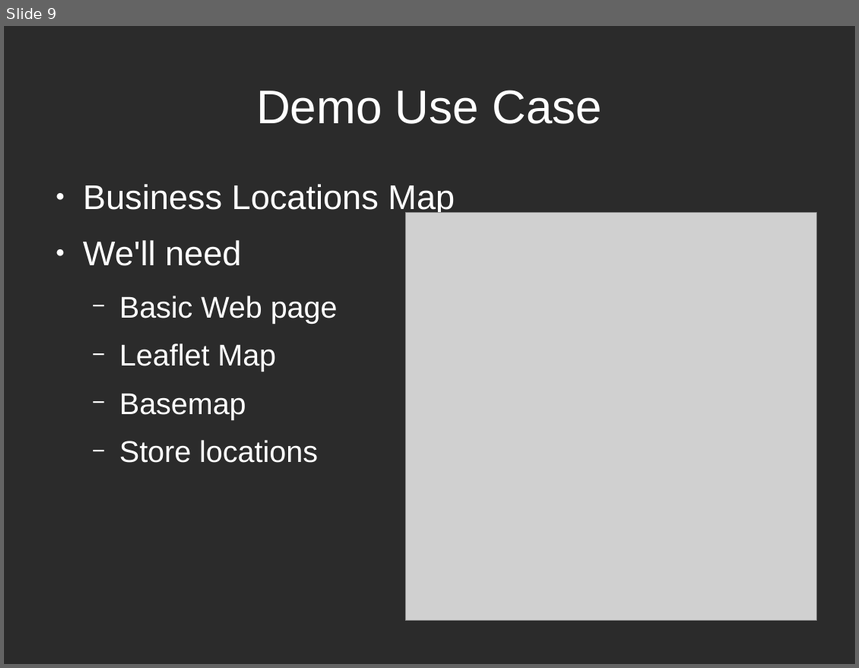
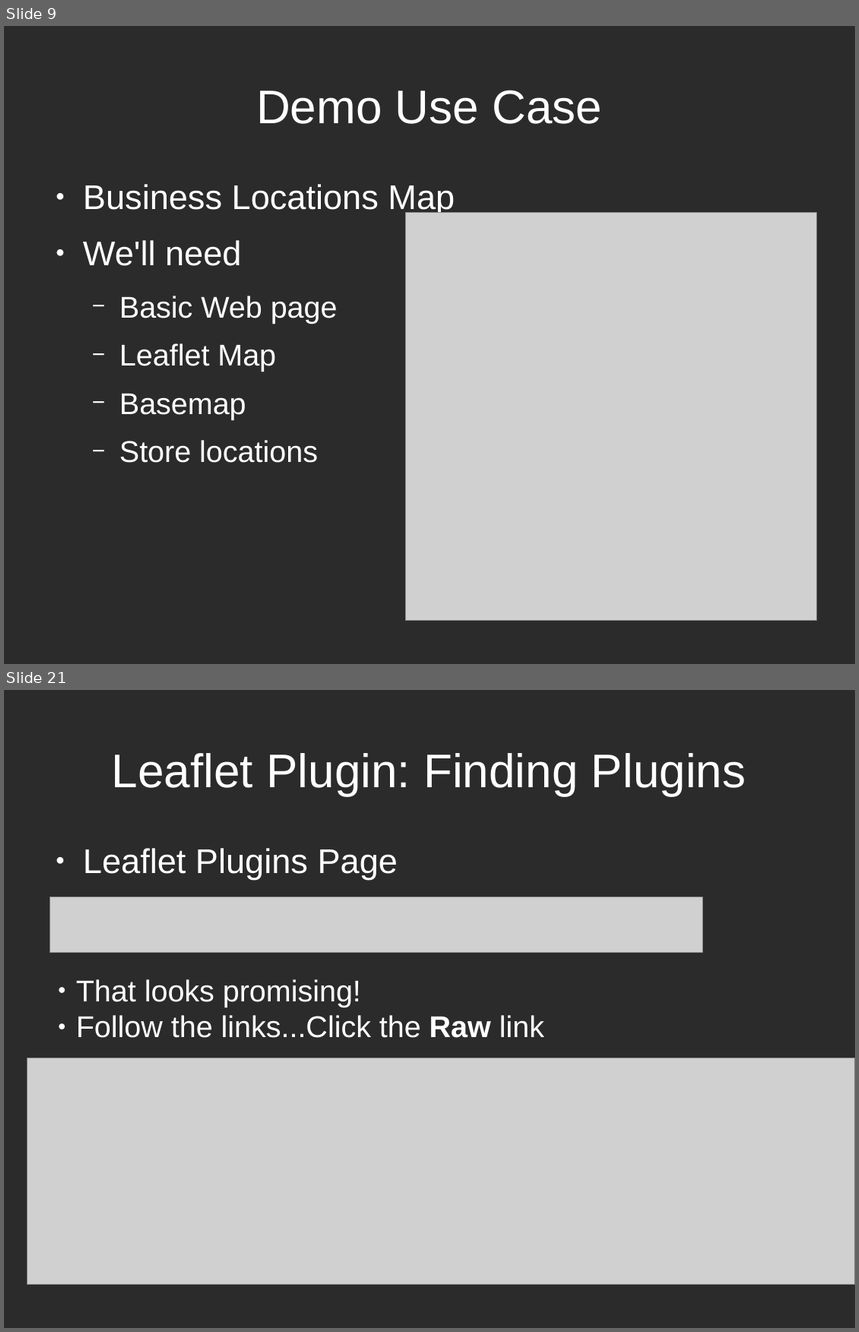
Before and after one commit to stuporglue/leaflet-crash-course, a slide deck: Presentation.odp. Shown one above the other, each under a label of ours: slide 9 before the commit, slides 9 and 21 after it; the slides between them are not shown. The pictures are 859x668 and 859x1332 pixels, drawn with LibreOffice and Linux fonts; fonts in the diff are those of the drawing; grey boxes stand for pictures; background and template pictures are left out; a plain dark background stands for a picture behind light text. Boxes give left, top, right and bottom in pixels: in the first picture for what was removed or moved away, otherwise in the second. Text is boxed around its words. In the diff, an @@ line names an element or a change of style, - is before the commit and + after.

```diff
--- a/Presentation.odp
+++ b/Presentation.odp
@@ slide 21 added at (4,690,855,1328), background picture (left out) @@
@@ title added at (112,753,746,796), 44 pt, text #FFFFFF @@
+Leaflet Plugin: Finding Plugins
@@ text added at (83,848,398,880), 32 pt, text #FFFFFF @@
+● Leaflet Plugins Page
@@ picture added at (50,897,703,953) @@
@@ text added at (76,980,544,1038), 28 pt, text #FFFFFF @@
+● That looks promising!
+● Follow the links...Click the Raw link
@@ picture added at (27,1059,855,1285) @@
```
Also in this commit, not shown: 2 slides changed, 21 other slides added, 1 slide removed.
